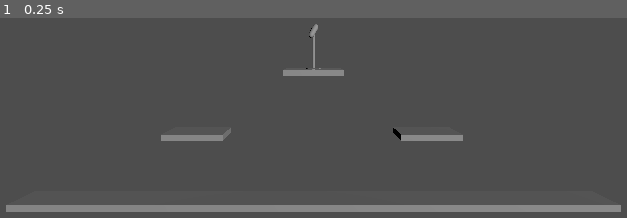
Above: before the commit, frame 1.
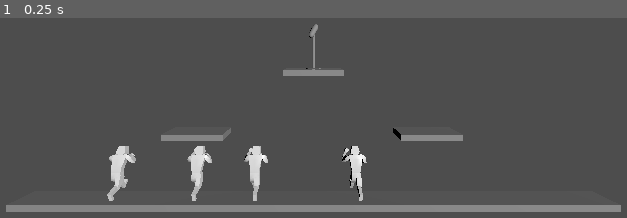
Above: after the commit, the same moment.

Repository: Dethcrvsh/mortal-democracy
Game: Godot game, scene res://scenes/main.tscn
The game is run twice, just before and just after one commit, with the same random seed, the same clock (stepped at 60 frames per second) and the same inputs.
Inputs:
- Up to frame 1 (0.25 s): no input

The runs differ from the first frame. In frame 1, 2.0% of the frame differs, in the area x 17-59%, y 64-92%.

Commit message:
Started on player attack

Diff:
--- a/project.godot
+++ b/project.godot
@@ -19,7 +19,7 @@
 
 jump_p1={
 "deadzone": 0.5,
-"events": [Object(InputEventJoypadButton,"resource_local_to_scene":false,"resource_name":"","device":0,"button_index":0,"pressure":0.0,"pressed":true,"script":null)
+"events": [Object(InputEventJoypadButton,"resource_local_to_scene":false,"resource_name":"","device":0,"button_index":3,"pressure":0.0,"pressed":true,"script":null)
 ]
 }
 attack_p1={
@@ -49,7 +49,7 @@
 }
 jump_p2={
 "deadzone": 0.5,
-"events": [Object(InputEventJoypadButton,"resource_local_to_scene":false,"resource_name":"","device":1,"button_index":0,"pressure":0.0,"pressed":true,"script":null)
+"events": [Object(InputEventJoypadButton,"resource_local_to_scene":false,"resource_name":"","device":1,"button_index":3,"pressure":0.0,"pressed":true,"script":null)
 ]
 }
 attack_p2={
--- /dev/null
+++ b/scenes/hitbox.tscn
@@ -0,0 +1,20 @@
+[gd_scene load_steps=4 format=3 uid="uid://b6nr5vo5o6ng1"]
+
+[ext_resource type="Script" path="res://scripts/hitbox.gd" id="1_wkh1d"]
+
+[sub_resource type="BoxMesh" id="BoxMesh_oxwsi"]
+size = Vector3(1, 1, 0)
+
+[sub_resource type="BoxShape3D" id="BoxShape3D_nogft"]
+
+[node name="Hitbox" type="Area3D"]
+script = ExtResource("1_wkh1d")
+
+[node name="MeshInstance3D" type="MeshInstance3D" parent="."]
+mesh = SubResource("BoxMesh_oxwsi")
+
+[node name="CollisionShape3D" type="CollisionShape3D" parent="."]
+transform = Transform3D(0, 0, 0, 0, 0, 0, 0, 0, 0, 0, 0, 0)
+shape = SubResource("BoxShape3D_nogft")
+
+[connection signal="body_entered" from="." to="." method="_on_body_entered"]
--- a/scenes/player.tscn
+++ b/scenes/player.tscn
@@ -6,7 +6,7 @@
 [sub_resource type="ConvexPolygonShape3D" id="ConvexPolygonShape3D_5sthw"]
 points = PackedVector3Array(0.261681, 0.680906, 0.0598727, -0.288505, -0.595199, -0.0651786, -0.289798, -0.597897, 0.05 …(932 unchanged characters)…
 
-[node name="Player" type="CharacterBody3D"]
+[node name="Player" type="CharacterBody3D" groups=["players"]]
 axis_lock_linear_z = true
 axis_lock_angular_z = true
 script = ExtResource("1_i58mw")
--- a/scripts/PlayerHandler.gd
+++ b/scripts/PlayerHandler.gd
@@ -5,6 +5,12 @@
 
 @onready var player_node = load("res://scenes/player.tscn")
 @onready var map = get_tree().get_first_node_in_group("maps")
+
+func _ready():
+	spawn_new_player()
+	spawn_new_player()
+	spawn_new_player()
+	spawn_new_player()
 
 func set_map(map_node) -> void:
 	map = map_node
--- /dev/null
+++ b/scripts/hitbox.gd
@@ -0,0 +1,19 @@
+extends Area3D
+
+var player = null
+
+func set_player(player_in):
+	player = player_in
+
+# Called when the node enters the scene tree for the first time.
+func _ready():
+	pass # Replace with function body.
+
+func _on_body_entered(body):
+	if body != player and body.is_in_group("players"):
+		body.take_damage()
+
+
+# Called every frame. 'delta' is the elapsed time since the previous frame.
+func _process(delta):
+	pass
--- a/scripts/player.gd
+++ b/scripts/player.gd
@@ -3,7 +3,16 @@
 
 const SPEED = 10
 const JUMP_VELOCITY = 25
+const HITBOX_OFFSET = Vector3(1, 0, 0)
+# The tick coldown for a punch
+const PUNCH_DELAY = 10
+
 var player = ""
+var is_punching = false
+var punch_counter = 0
+var hitbox = null
+
+@onready var hitbox_node = load("res://scenes/hitbox.tscn")
 
 # Get the gravity from the project settings to be synced with RigidBody nodes.
 var gravity = ProjectSettings.get_setting("physics/3d/default_gravity")
@@ -11,14 +20,38 @@
 func set_player(index: int) -> void:
 	player = "p" + str(index + 1)
 
+func take_damage() -> void:
+	print(player + " took damage")
+
 func _physics_process(delta):
 	# Add the gravity.
 	if not is_on_floor():
 		velocity.y -= gravity * delta
 
+	# Todo Remove this
+	if player != "p1":
+		move_and_slide()
+		return
+
+	# Handle the delay between punches
+	if is_punching:
+		if punch_counter < PUNCH_DELAY:
+			punch_counter += 1
+		else:
+			hitbox.queue_free()
+			punch_counter = 0
+			is_punching = false
+
 	# Handle Jump.
 	if Input.is_action_just_pressed("jump_" + player) and is_on_floor():
 		velocity.y = JUMP_VELOCITY
+
+	if Input.is_action_just_pressed("attack_" + player) and not is_punching:
+		hitbox = hitbox_node.instantiate()
+		hitbox.position += HITBOX_OFFSET
+		hitbox.set_player(self)
+		add_child(hitbox)
+		is_punching = true
 
 	# Get the input direction and handle the movement/deceleration.
 	# As good practice, you should replace UI actions with custom gameplay actions.
